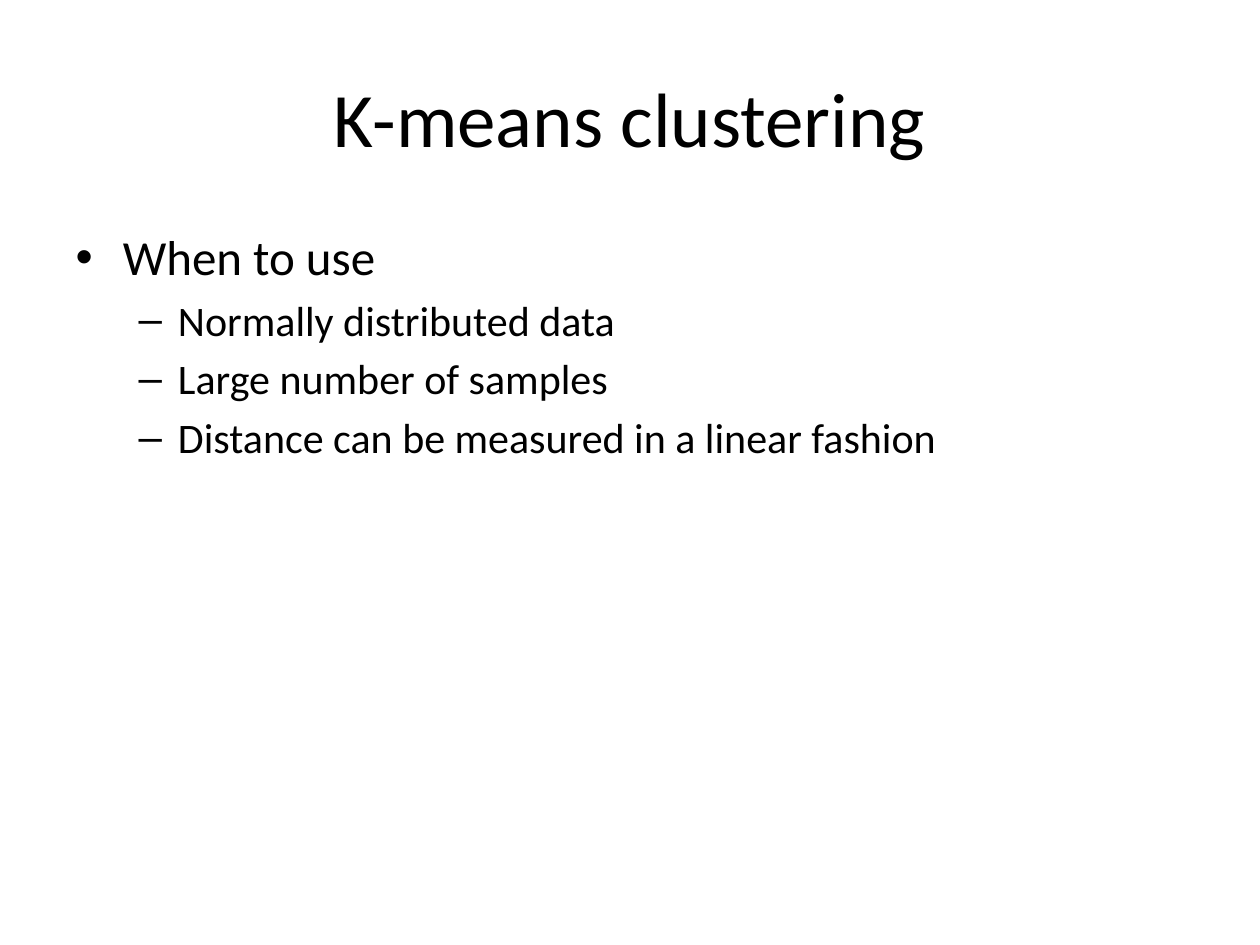
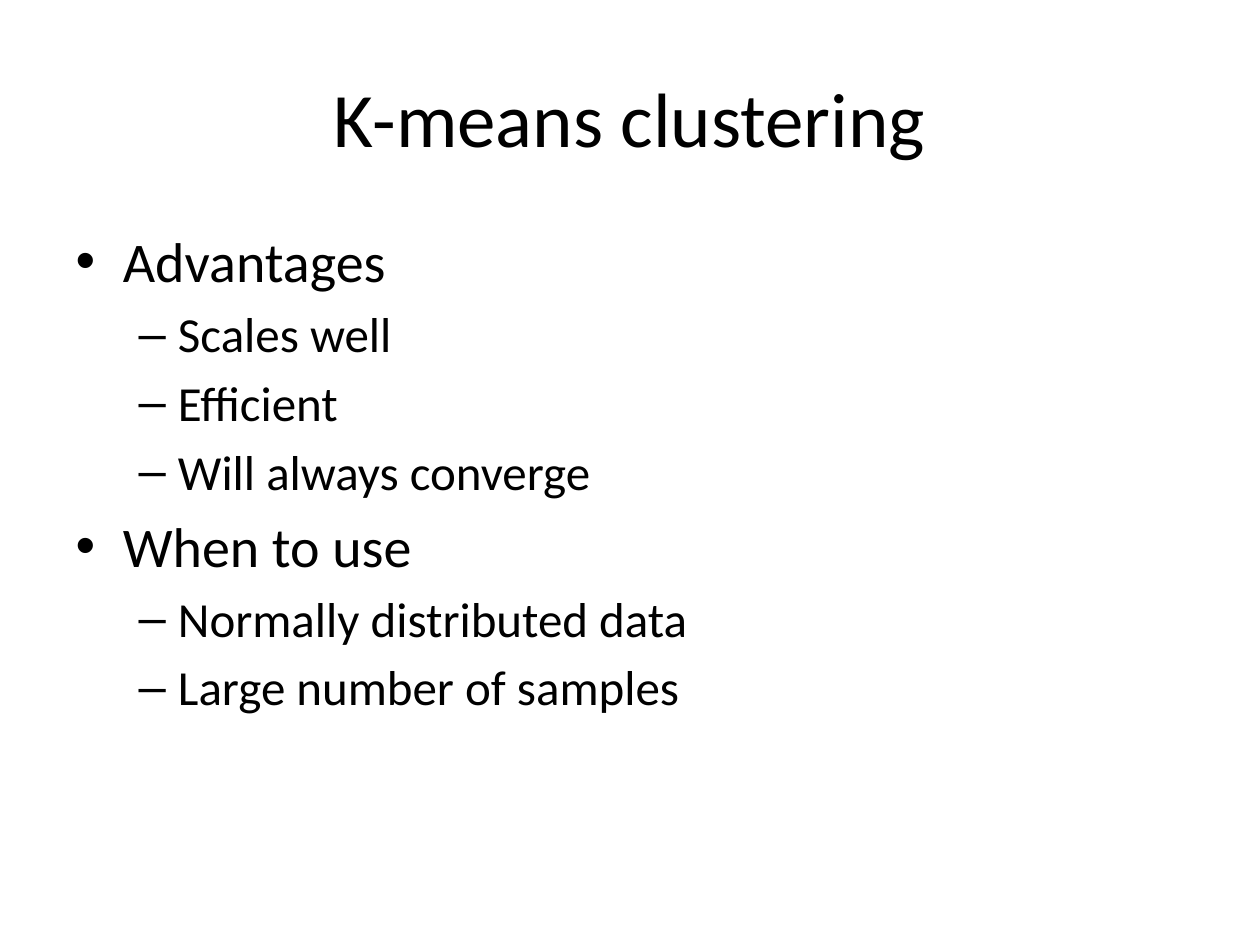
Before and after one commit to kalyanar/machine-learning-video, a slide deck: slide 5 of slides/9_kmeans.pptx (slide 6 before the commit). Drawn at 1260x945 pixels with LibreOffice and Linux fonts; fonts in the diff are those of the drawing. Boxes give left, top, right and bottom in pixels: in the first picture for what was removed or moved away, otherwise in the second. Text is boxed around its words. In the diff, an @@ line names an element or a change of style, - is before the commit and + after.

```diff
--- a/slides/9_kmeans.pptx
+++ b/slides/9_kmeans.pptx
@@ text at <box>123,243,590,499</box>: paragraphs added @@
+• Advantages
+  – Scales well
+  – Efficient
+  – Will always converge
@@ text at <box>178,423,935,454</box>: paragraph removed @@
-  – Distance can be measured in a linear fashion
@@ text at <box>123,528,687,714</box>: size 28 to 32 pt in "When to use"; size 24 to 28 pt in "Normally distributed data", "Large number of samples" @@
```
Also in this commit, not shown: 5 other slides changed, 5 slides removed, 15 other files.
